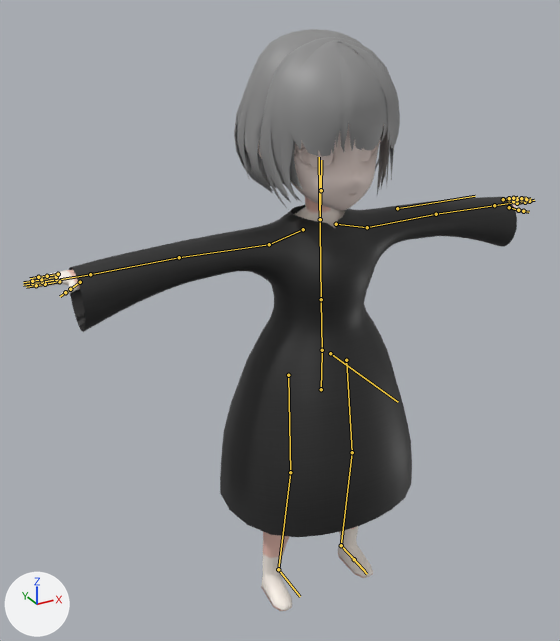
An edit to the FBX model HDB/Content/Asset/Character/Charactor.fbx, drawn before and after from the same camera.
The view is the same before and after, from a 50 mm lens placed at (-0.812, -1.286, 1.368), pointed at (-0.048, 0.103, 0.673). Every picture has the same lights, and +X, +Y and +Z are marked at lower left. The older version comes first. Both versions are drawn at the pose saved in each file; the numbers are the values there. The bones that change, and the others that lie on the model, are drawn over the model as lines.

In view in the first picture: 'HDB_Body', 'HDB_Cloth', 'HDB_Eye', 'HDB_HairBack', 'HDB_HairBang', 'HDB_HairFront', 'HDB_HairFront.001', 'HDB_Head'.
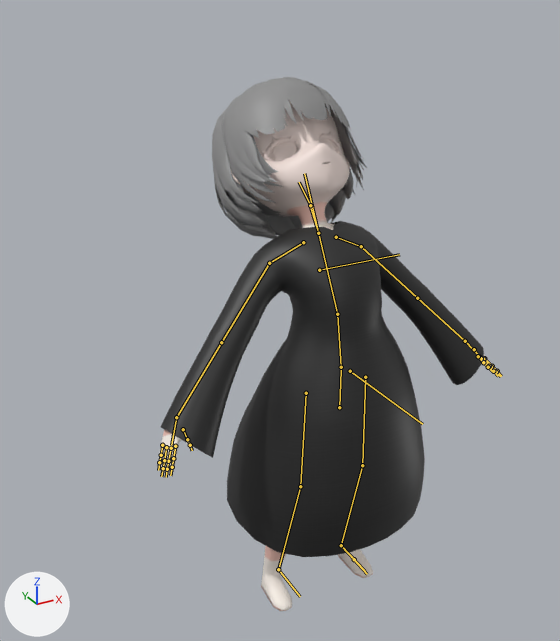
The change, as a diff of the scene's bpy script:
```diff
--- a/HDB/Content/Asset/Character/Charactor.fbx.py
+++ b/HDB/Content/Asset/Character/Charactor.fbx.py
@@ bone_center @@
 bone_center = bpy.data.objects['HDB_Armature'].pose.bones['Center']  # child of 'Root'
-bone_center.location = (0.0, 0.0, 0.0)
+bone_center.location = (0.0, 7.5, 0.8)
@@ bone_upperleg_r @@
 bone_upperleg_r = bpy.data.objects['HDB_Armature'].pose.bones['UpperLeg.R']  # child of 'Hip'
-bone_upperleg_r.rotation_quaternion = (1.0, 0.0, 0.002, 0.0)  # degrees (0, 0, 0)
+bone_upperleg_r.rotation_quaternion = (0.998, -0.066, 0.006, -0.002)  # degrees (-8, 1, 0)
@@ bone_lowerleg_r @@
 bone_lowerleg_r = bpy.data.objects['HDB_Armature'].pose.bones['LowerLeg.R']  # child of 'UpperLeg.R'
-bone_lowerleg_r.rotation_quaternion = (1.0, 0.0, 0.0, 0.0)  # degrees (0, 0, 0)
+bone_lowerleg_r.rotation_quaternion = (1.0, 0.0, 0.0, -0.007)  # degrees (0, 0, -1)
@@ bone_foot_r @@
 bone_foot_r = bpy.data.objects['HDB_Armature'].pose.bones['Foot.R']  # child of 'LowerLeg.R'
-bone_foot_r.rotation_quaternion = (1.0, 0.0, 0.0, -0.002)  # degrees (0, 0, 0)
+bone_foot_r.rotation_quaternion = (0.997, -0.073, 0.001, -0.008)  # degrees (-8, 0, -1)
@@ bone_upperleg_l @@
 bone_upperleg_l = bpy.data.objects['HDB_Armature'].pose.bones['UpperLeg.L']  # child of 'Hip'
-bone_upperleg_l.rotation_quaternion = (1.0, 0.0, -0.002, 0.0)  # degrees (0, 0, 0)
+bone_upperleg_l.rotation_quaternion = (0.998, -0.066, -0.006, 0.002)  # degrees (-8, -1, 0)
@@ bone_lowerleg_l @@
 bone_lowerleg_l = bpy.data.objects['HDB_Armature'].pose.bones['LowerLeg.L']  # child of 'UpperLeg.L'
-bone_lowerleg_l.rotation_quaternion = (1.0, 0.0, 0.0, 0.0)  # degrees (0, 0, 0)
+bone_lowerleg_l.rotation_quaternion = (1.0, 0.0, 0.0, 0.007)  # degrees (0, 0, 1)
@@ bone_foot_l @@
 bone_foot_l = bpy.data.objects['HDB_Armature'].pose.bones['Foot.L']  # child of 'LowerLeg.L'
-bone_foot_l.rotation_quaternion = (1.0, 0.0, 0.0, 0.002)  # degrees (0, 0, 0)
+bone_foot_l.rotation_quaternion = (0.997, -0.073, -0.001, 0.008)  # degrees (-8, 0, 1)
@@ bone_spine @@
 bone_spine = bpy.data.objects['HDB_Armature'].pose.bones['Spine']  # child of 'Center'
-bone_spine.rotation_quaternion = (1.0, 0.0, 0.0, 0.0)  # degrees (0, 0, 0)
+bone_spine.rotation_quaternion = (0.999, -0.043, 0.0, 0.0)  # degrees (-5, 0, 0)
@@ bone_chest @@
 bone_chest = bpy.data.objects['HDB_Armature'].pose.bones['Chest']  # child of 'Spine'
-bone_chest.rotation_quaternion = (1.0, 0.0, 0.0, 0.0)  # degrees (0, 0, 0)
+bone_chest.rotation_quaternion = (0.986, -0.168, 0.0, 0.0)  # degrees (-19, 0, 0)
@@ bone_neck @@
 bone_neck = bpy.data.objects['HDB_Armature'].pose.bones['Neck']  # child of 'Chest'
-bone_neck.rotation_quaternion = (1.0, 0.0, 0.0, 0.0)  # degrees (0, 0, 0)
+bone_neck.rotation_quaternion = (0.995, -0.098, 0.0, 0.0)  # degrees (-11, 0, 0)
@@ bone_head @@
 bone_head = bpy.data.objects['HDB_Armature'].pose.bones['Head']  # child of 'Neck'
-bone_head.rotation_quaternion = (1.0, 0.0, 0.0, 0.0)  # degrees (0, 0, 0)
+bone_head.rotation_quaternion = (0.991, -0.132, 0.0, 0.0)  # degrees (-15, 0, 0)
@@ bone_shoulder_r @@
 bone_shoulder_r = bpy.data.objects['HDB_Armature'].pose.bones['Shoulder.R']  # child of 'Chest'
-bone_shoulder_r.rotation_quaternion = (1.0, 0.0, 0.0, 0.0)  # degrees (0, 0, 0)
+bone_shoulder_r.rotation_quaternion = (0.985, -0.16, 0.024, 0.055)  # degrees (-18, 4, 6)
@@ bone_upperarm_r @@
 bone_upperarm_r = bpy.data.objects['HDB_Armature'].pose.bones['UpperArm.R']  # child of 'Shoulder.R'
-bone_upperarm_r.rotation_quaternion = (1.0, 0.0, 0.006, -0.001)  # degrees (0, 1, 0)
+bone_upperarm_r.rotation_quaternion = (0.932, 0.109, -0.03, 0.344)  # degrees (11, -7, 40)
@@ bone_lowerarm_r @@
 bone_lowerarm_r = bpy.data.objects['HDB_Armature'].pose.bones['LowerArm.R']  # child of 'UpperArm.R'
-bone_lowerarm_r.rotation_quaternion = (1.0, 0.0, 0.0, 0.0)  # degrees (0, 0, 0)
+bone_lowerarm_r.rotation_quaternion = (1.0, -0.016, 0.0, -0.011)  # degrees (-2, 0, -1)
@@ bone_hand_r @@
 bone_hand_r = bpy.data.objects['HDB_Armature'].pose.bones['Hand.R']  # child of 'LowerArm.R'
-bone_hand_r.rotation_quaternion = (1.0, 0.0, -0.006, 0.001)  # degrees (0, -1, 0)
+bone_hand_r.rotation_quaternion = (0.954, 0.203, -0.189, 0.114)  # degrees (22, -24, 9)
@@ bone_shoulder_l @@
 bone_shoulder_l = bpy.data.objects['HDB_Armature'].pose.bones['Shoulder.L']  # child of 'Chest'
-bone_shoulder_l.rotation_quaternion = (1.0, 0.0, 0.0, 0.0)  # degrees (0, 0, 0)
+bone_shoulder_l.rotation_quaternion = (0.985, -0.16, -0.024, -0.055)  # degrees (-18, -4, -6)
@@ bone_upperarm_l @@
 bone_upperarm_l = bpy.data.objects['HDB_Armature'].pose.bones['UpperArm.L']  # child of 'Shoulder.L'
-bone_upperarm_l.rotation_quaternion = (1.0, 0.0, -0.001, 0.001)  # degrees (0, 0, 0)
+bone_upperarm_l.rotation_quaternion = (0.932, 0.111, 0.035, -0.343)  # degrees (11, 8, -40)
@@ bone_lowerarm_l @@
 bone_lowerarm_l = bpy.data.objects['HDB_Armature'].pose.bones['LowerArm.L']  # child of 'UpperArm.L'
-bone_lowerarm_l.rotation_quaternion = (1.0, 0.0, 0.0, 0.0)  # degrees (0, 0, 0)
+bone_lowerarm_l.rotation_quaternion = (1.0, -0.016, 0.0, 0.011)  # degrees (-2, 0, 1)
@@ bone_hand_l @@
 bone_hand_l = bpy.data.objects['HDB_Armature'].pose.bones['Hand.L']  # child of 'LowerArm.L'
-bone_hand_l.rotation_quaternion = (1.0, 0.0, 0.001, -0.001)  # degrees (0, 0, 0)
+bone_hand_l.rotation_quaternion = (0.955, 0.203, 0.184, -0.113)  # degrees (22, 23, -9)
```

What differs and where, as boxes [x1, y1, x2, y2] in the pictures (560 x 641 px):
'HDB_Cloth', posed (28% narrower)
    before: [69, 197, 517, 537]
    after: [161, 221, 484, 557]
'HDB_HairBack', posed
    before: [234, 29, 379, 193]
    after: [212, 110, 358, 239]
'HDB_Head', posed (27% shorter)
    before: [258, 50, 384, 211]
    after: [231, 100, 350, 217]
'HDB_HairFront', posed (50% shorter)
    before: [289, 40, 400, 156]
    after: [236, 80, 351, 138]
'HDB_HairFront.001', posed (7% wider, 37% shorter)
    before: [259, 37, 394, 208]
    after: [222, 95, 367, 203]
'HDB_HairBang', posed (23% wider, 58% shorter)
    before: [337, 41, 388, 152]
    after: [268, 77, 331, 123]
'HDB_Body', posed (32% narrower)
    before: [26, 197, 534, 611]
    after: [158, 202, 501, 611]
'HDB_Eye', posed
    before: [309, 148, 371, 167]
    after: [273, 138, 336, 160]
bone 'Center', root to tip
    before: (330, 353) to (398, 402)
    after: (350, 371) to (422, 424)
bone 'UpperLeg.R', root to tip
    before: (288, 375) to (290, 472)
    after: (306, 393) to (300, 486)
bone 'LowerLeg.R', root to tip
    before: (290, 472) to (278, 569)
    after: (300, 486) to (278, 569)
bone 'UpperLeg.L', root to tip
    before: (346, 360) to (352, 452)
    after: (365, 377) to (362, 465)
bone 'LowerLeg.L', root to tip
    before: (352, 452) to (341, 545)
    after: (362, 465) to (341, 545)
bone 'Spine', root to tip
    before: (322, 350) to (321, 299)
    after: (341, 367) to (337, 314)
bone 'Chest', root to tip
    before: (321, 299) to (319, 157)
    after: (337, 314) to (304, 173)
bone 'Neck', root to tip
    before: (320, 219) to (320, 190)
    after: (318, 233) to (310, 205)
bone 'Head', root to tip
    before: (321, 190) to (321, 160)
    after: (310, 205) to (299, 182)
bone 'Shoulder.R', root to tip
    before: (303, 229) to (269, 244)
    after: (303, 242) to (269, 263)
bone 'UpperArm.R', root to tip
    before: (269, 244) to (179, 257)
    after: (269, 263) to (221, 342)
bone 'LowerArm.R', root to tip
    before: (179, 257) to (90, 274)
    after: (221, 342) to (176, 417)
bone 'Hand.R', root to tip
    before: (90, 274) to (60, 279)
    after: (176, 417) to (171, 445)
bone 'Shoulder.L', root to tip
    before: (336, 224) to (367, 227)
    after: (336, 237) to (361, 246)
bone 'UpperArm.L', root to tip
    before: (367, 227) to (436, 214)
    after: (361, 246) to (417, 298)
bone 'LowerArm.L', root to tip
    before: (436, 214) to (494, 205)
    after: (417, 298) to (465, 341)
bone 'Hand.L', root to tip
    before: (494, 205) to (511, 203)
    after: (465, 341) to (481, 358)
